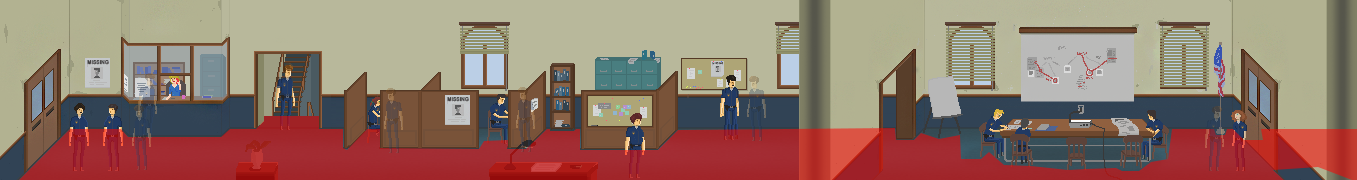
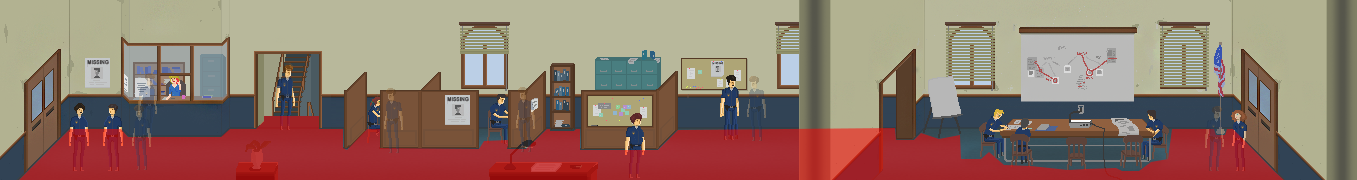
Revision of a layered 1357px x 180px image; what changed, layer by layer:
painted on "tag(nav) navmesh()" over [1244, 129, 1357, 180]
